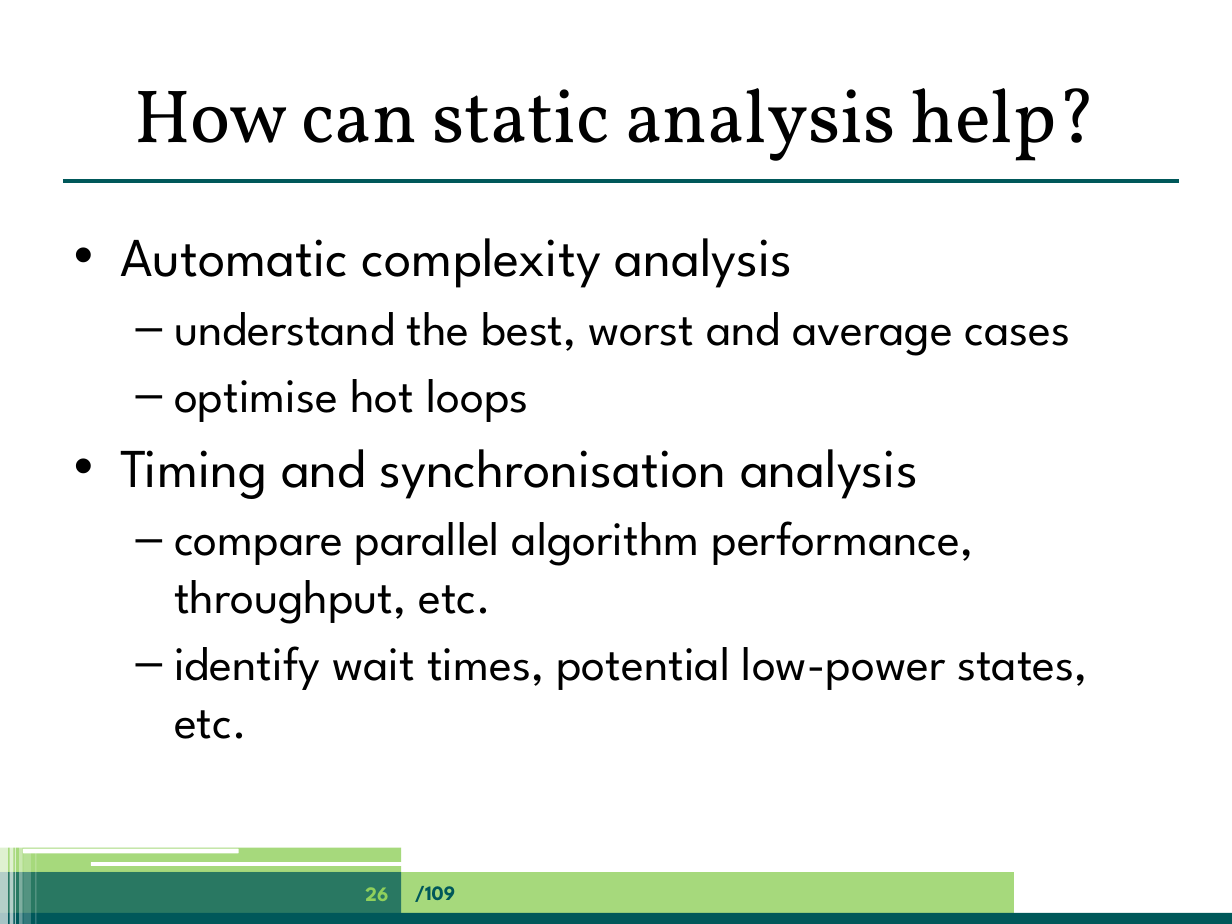
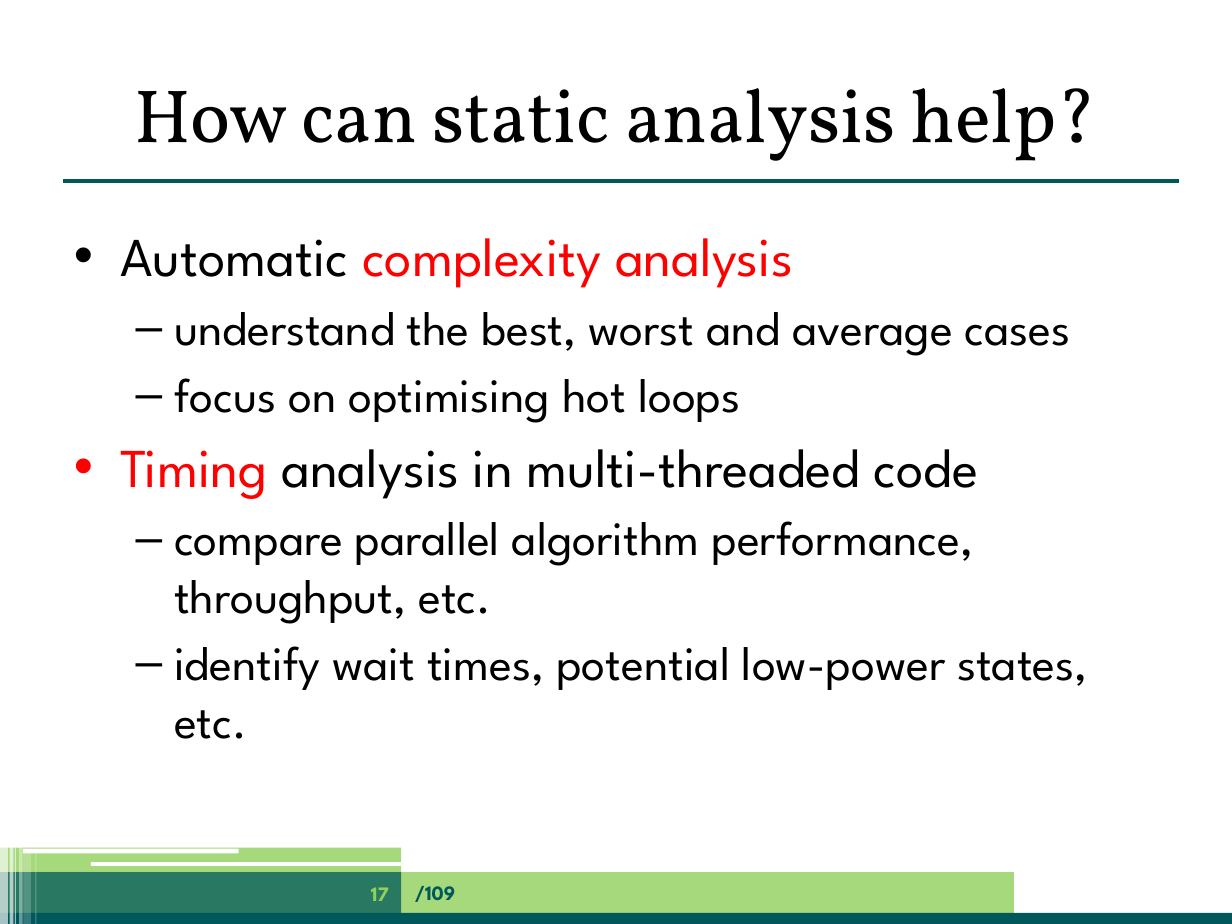
Before and after one commit to jpgallagher/ict-e-summerschool-aalborg, a slide deck: slide 17 of summerschool-aalborg-jpg.pptx (slide 26 before the commit). Drawn at 1232x924 pixels with LibreOffice and Linux fonts; fonts in the diff are those of the drawing. Boxes give left, top, right and bottom in pixels: in the first picture for what was removed or moved away, otherwise in the second. Text is boxed around its words. In the diff, an @@ line names an element or a change of style, - is before the commit and + after.

```diff
--- a/summerschool-aalborg-jpg.pptx
+++ b/summerschool-aalborg-jpg.pptx
@@ text at [120, 238, 793, 288]: text colour #000000 to #FF0000 in "complexity analysis" @@
@@ text at [120, 378, 978, 499]: text changed @@
-  – optimise hot loops
-• Timing and synchronisation analysis
+  – focus on optimising hot loops
+• Timing analysis in multi-threaded code
@@ page number at [371, 887, 389, 901]: text changed @@
-26
+17
```
Also in this commit, not shown: 14 other slides changed, 2 slides added.
